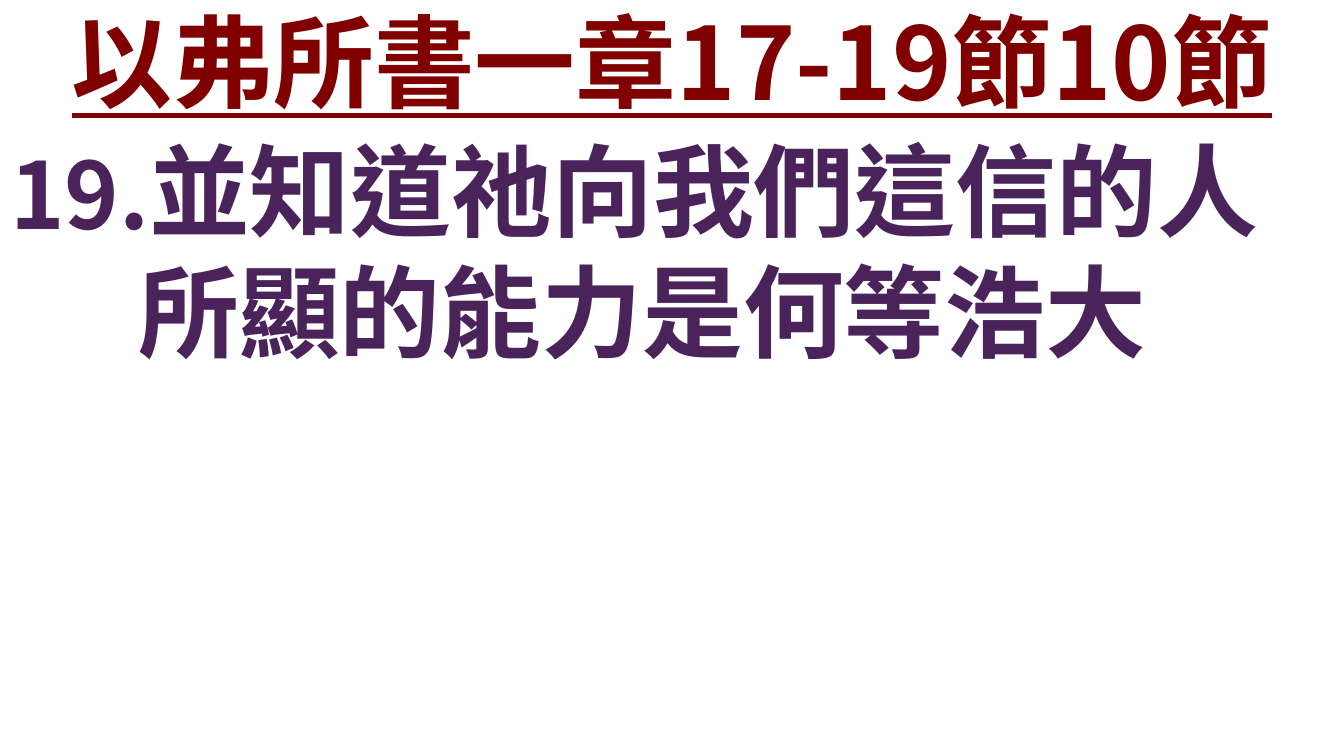
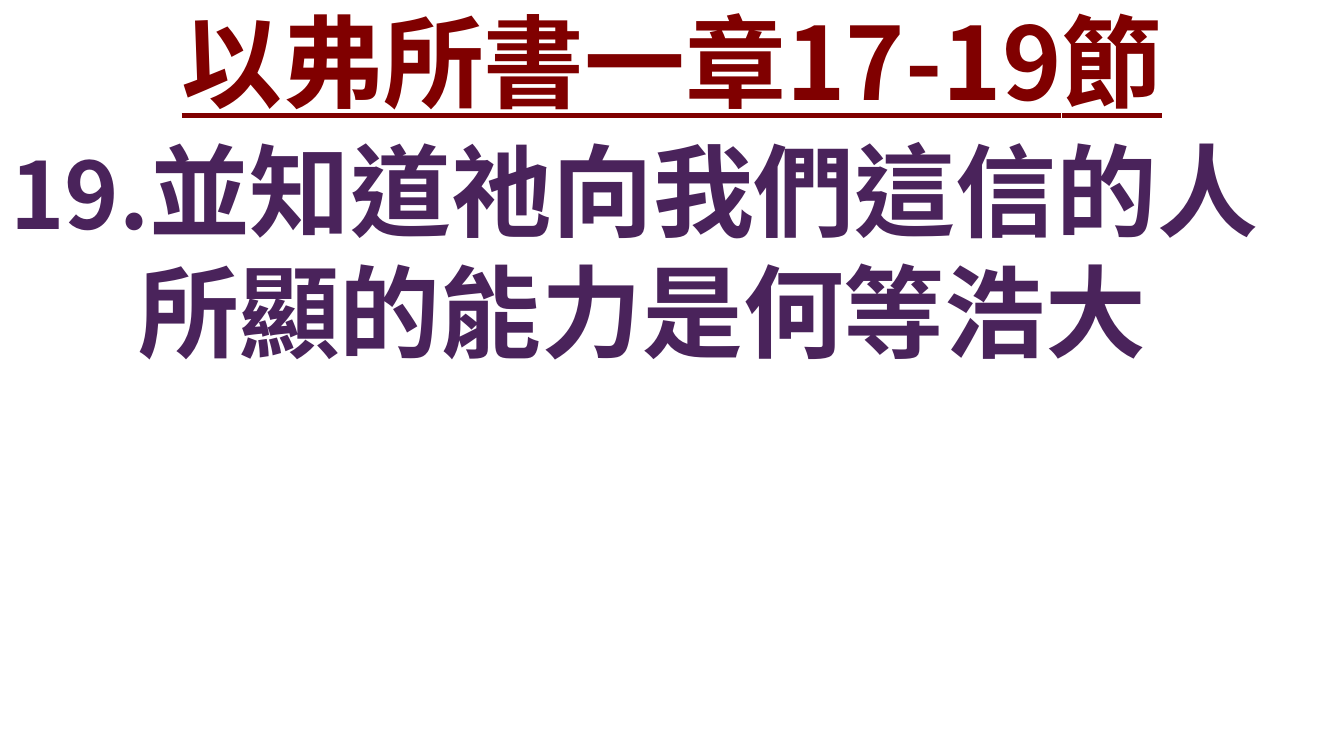
Before and after one commit to Rye-GT500/FaithSlide, a slide deck: slide 4 of test.pptx. Drawn at 1344x756 pixels with LibreOffice and Linux fonts; fonts in the diff are those of the drawing; background and template pictures are left out. Boxes give left, top, right and bottom in pixels: in the first picture for what was removed or moved away, otherwise in the second. Text is boxed around its words. In the diff, an @@ line names an element or a change of style, - is before the commit and + after.

```diff
--- a/test.pptx
+++ b/test.pptx
@@ title at (182,13,1163,118): text changed @@
-以弗所書一章17-19節10節
+以弗所書一章17-19節
```
Also in this commit, not shown: 3 other slides changed, 1 other file.
